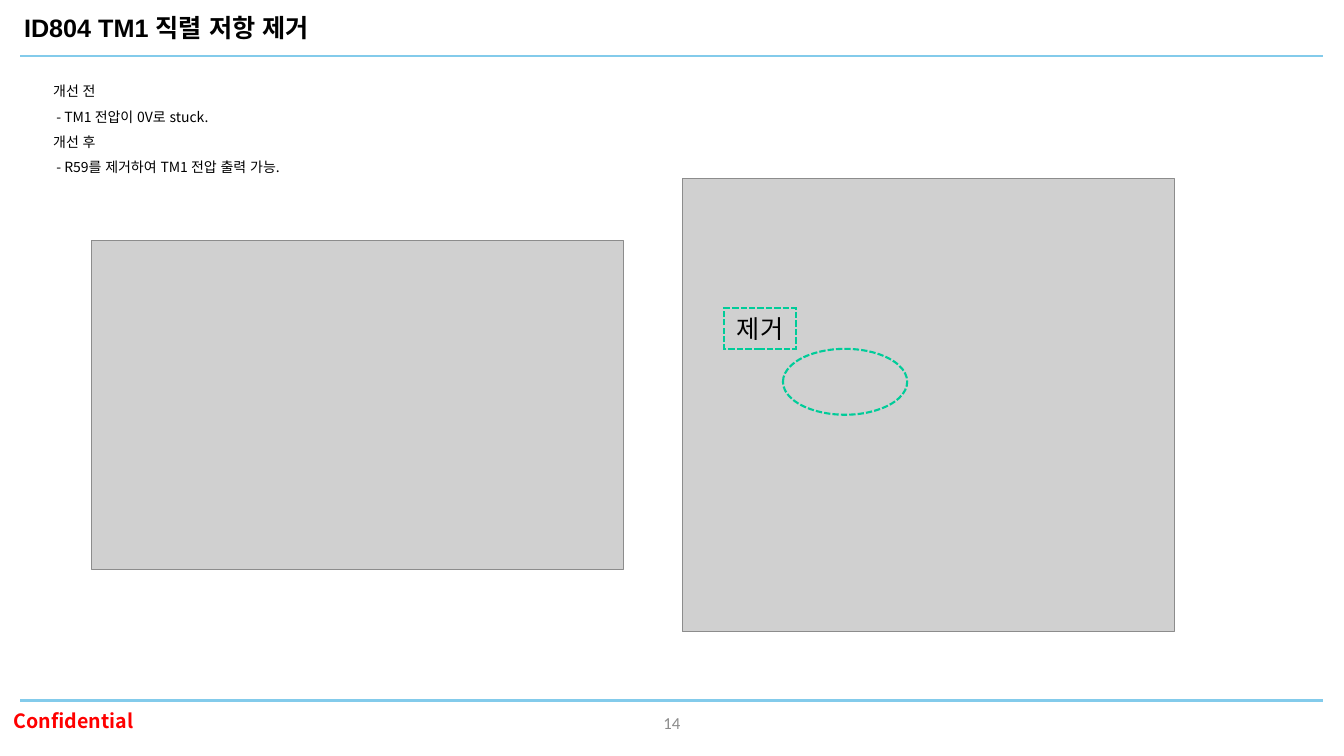
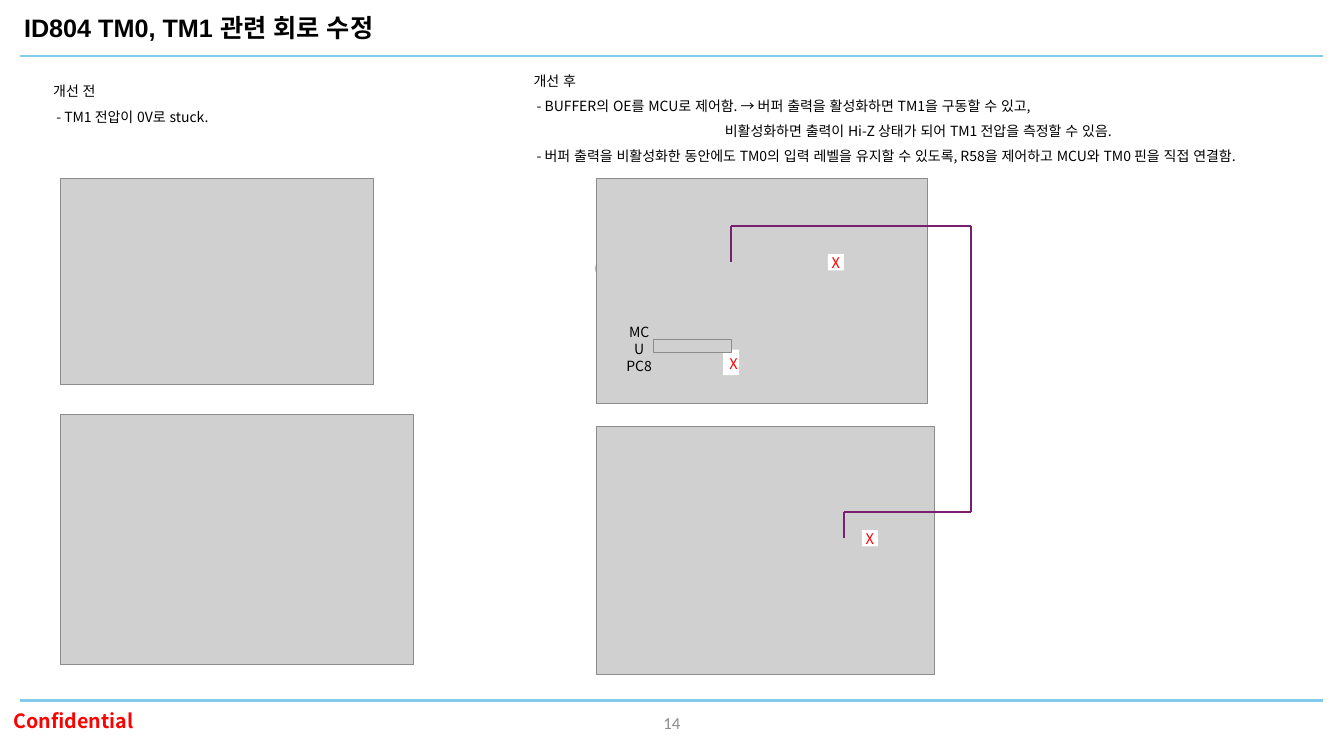
Before and after one commit to oio9595/Global_Technologies_FW, a slide deck: slide 14 of ID804/ID804_FA_Board/Docs/id804_fa_board_hw_issue_261104.pptx. Drawn at 1344x756 pixels with LibreOffice and Linux fonts; fonts in the diff are those of the drawing; grey boxes stand for pictures; background and template pictures are left out. Boxes give left, top, right and bottom in pixels: in the first picture for what was removed or moved away, otherwise in the second. Text is boxed around its words. In the diff, an @@ line names an element or a change of style, - is before the commit and + after.

```diff
--- a/ID804/ID804_FA_Board/Docs/id804_fa_board_hw_issue_261104.pptx
+++ b/ID804/ID804_FA_Board/Docs/id804_fa_board_hw_issue_261104.pptx
@@ text at [24,16,373,41]: text changed @@
-ID804 TM1 직렬 저항 제거
+ID804 TM0, TM1 관련 회로 수정
@@ text added at [534,74,1235,164], 10 pt, text #000000 @@
+개선 후
+- BUFFER의 OE를 MCU로 제어함. → 버퍼 출력을 활성화하면 TM1을 구동할 수 있고,
+비활성화하면 출력이 Hi-Z 상태가 되어 TM1 전압을 측정할 수 있음.
+- 버퍼 출력을 비활성화한 동안에도 TM0의 입력 레벨을 유지할 수 있도록, R58을 제어하고 MCU와 TM0 핀을 직접 연결함.
@@ text at [64,110,209,123]: text changed @@
-- TM1 전압이 0V로 stuck.
-개선 후
-- R59를 제거하여 TM1 전압 출력 가능.
+- TM1 전압이 0V로 stuck.
@@ picture added at [60,178,373,384] @@
@@ picture removed at [683,178,1175,632] @@
@@ ellipse: place and size @@
-ellipse at [783,349,907,414]
+ellipse at [597,239,707,299]
@@ picture removed at [92,241,624,570] @@
@@ rectangle removed at [725,309,797,349] @@
-제거
@@ picture added at [60,414,413,664] @@
@@ group added at [597,178,971,676]: 5 lines, 3 pictures, 3 rectangles, 1 text @@
+X
+MCU
+PC8
+X
+X
```
Also in this commit, not shown: 1 other slide changed, 4 other files.
